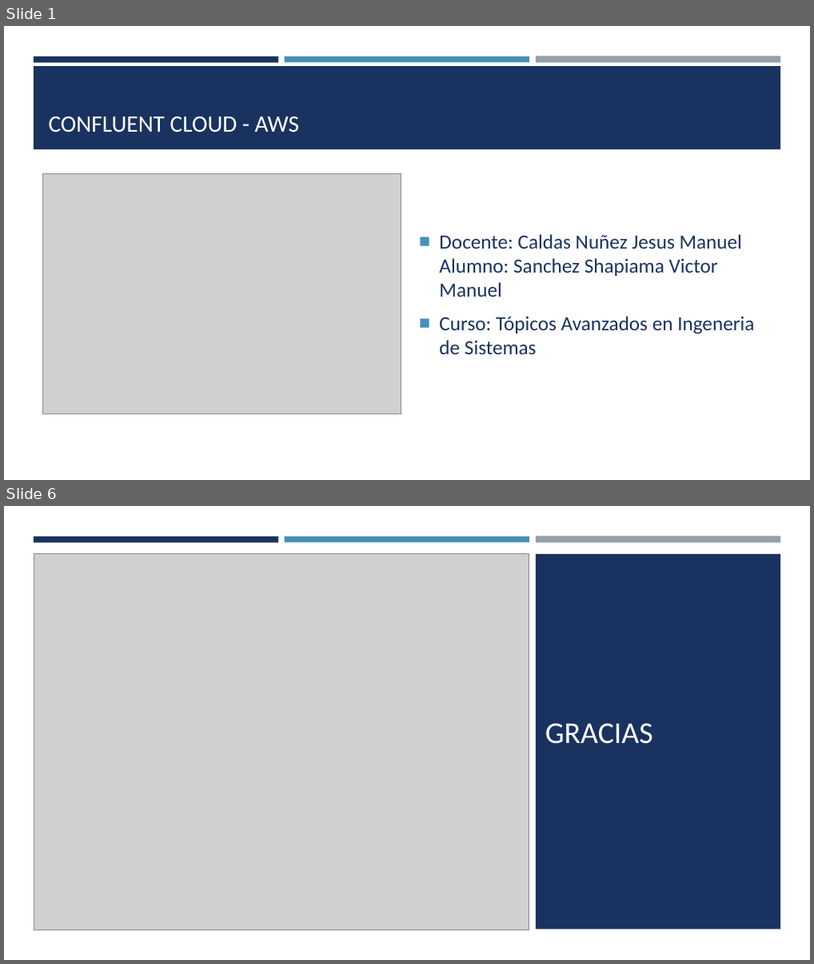
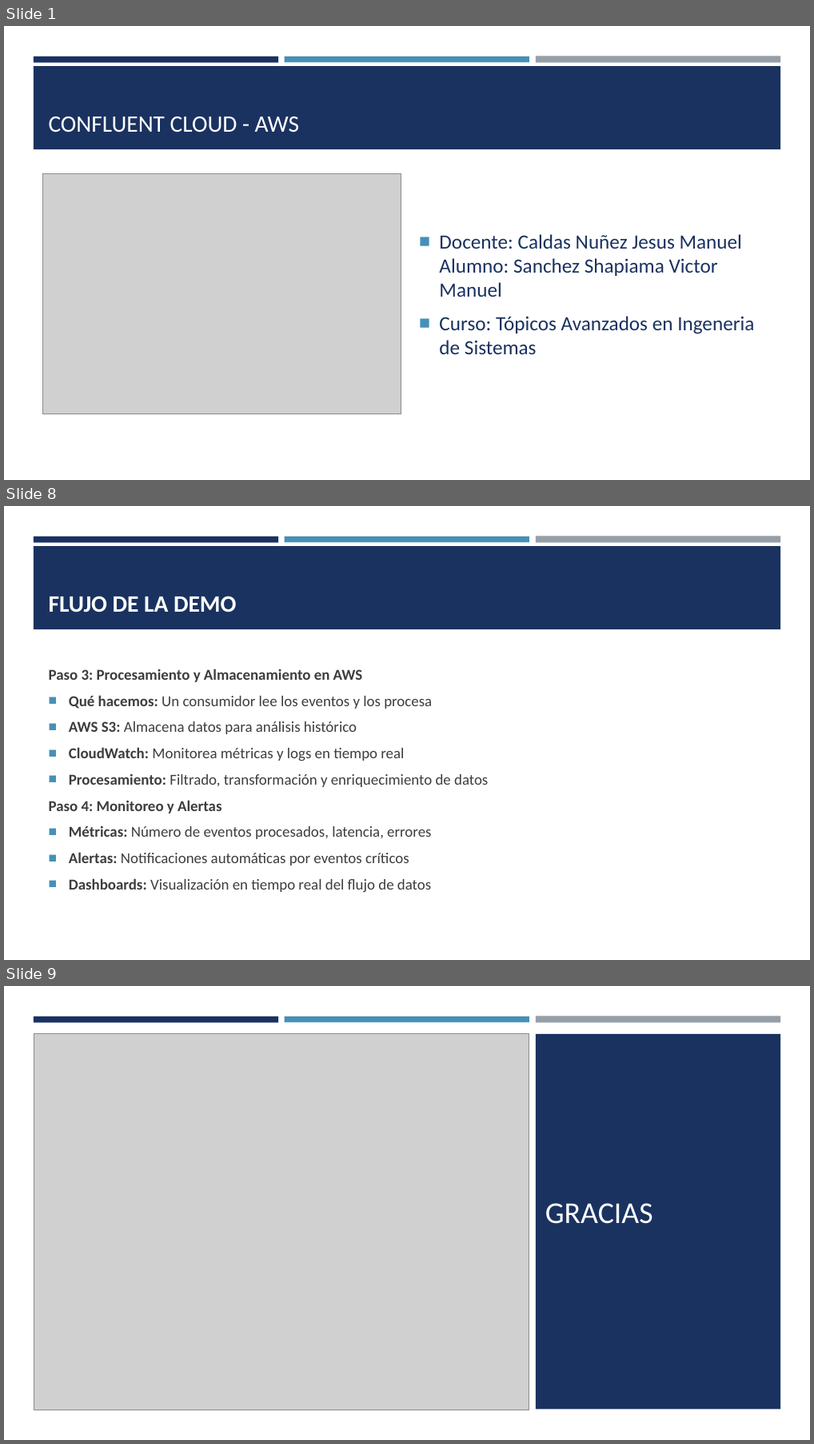
Before and after one commit to VictorSanchezS/AWS-Confluent, a slide deck: Confluent cloud - aws.pptx. Shown one above the other, each under a label of ours: slides 1 and 6 before the commit, slides 1, 8 and 9 after it; the slides between them are not shown. The pictures are 814x964 and 814x1444 pixels, drawn with LibreOffice and Linux fonts; fonts in the diff are those of the drawing; grey boxes stand for pictures. Boxes give left, top, right and bottom in pixels: in the first picture for what was removed or moved away, otherwise in the second. Text is boxed around its words. In the diff, an @@ line names an element or a change of style, - is before the commit and + after.

Commit message:
aws-to-start-demo

```diff
--- a/Confluent cloud - aws.pptx
+++ b/Confluent cloud - aws.pptx
@@ slide 8 added at bbox=[4, 506, 810, 960], background #FFFFFF; not listed: 4 template elements that a slide beside it also shows @@
@@ title added at bbox=[49, 596, 236, 612], 28 pt, text #FFFFFF, bold @@
+FLUJO DE LA DEMO
@@ text added at bbox=[49, 668, 488, 892], 18 pt, text #3D3D3D @@
+Paso 3: Procesamiento y Almacenamiento en AWS
+■ Qué hacemos: Un consumidor lee los eventos y los procesa
+■ AWS S3: Almacena datos para análisis histórico
+■ CloudWatch: Monitorea métricas y logs en tiempo real
+■ Procesamiento: Filtrado, transformación y enriquecimiento de datos
+Paso 4: Monitoreo y Alertas
+■ Métricas: Número de eventos procesados, latencia, errores
+■ Alertas: Notificaciones automáticas por eventos críticos
+■ Dashboards: Visualización en tiempo real del flujo de datos
@@ what was slide 6 is now slide 9 @@
```
Also in this commit, not shown: 4 slides changed, 2 other slides added, 1 other file.
